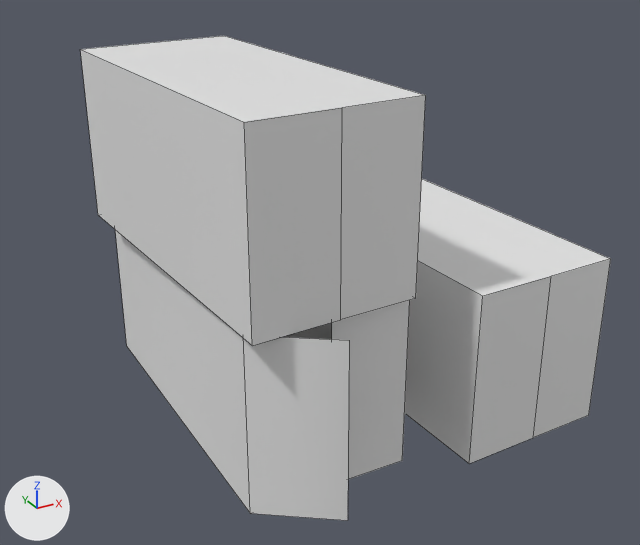
What one commit did to the OBJ model assets/models/supply.obj.
One viewpoint serves both versions: a camera (50 mm lens) standing at (-1.7, -2.81, 1.96) and looking at (-0.17, -0.02, 0.56). Every picture has the same lights, and +X, +Y and +Z are marked at lower left. Mesh edges are drawn as thin lines. Materials are left out; every surface is plain grey. Where no turn or scale is listed for an object, it has been applied to the vertices.

Objects in the first picture: 'supply'.
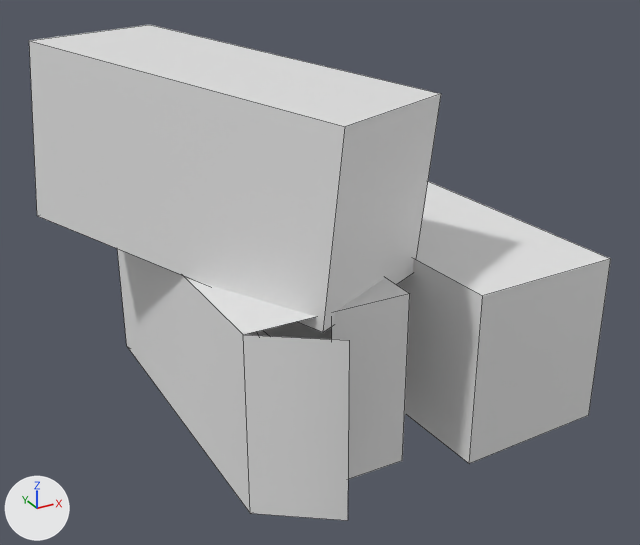
The newer file is also turned or shifted as a whole; pictures and numbers use the older file's frame.

Patch to the scene script:
```diff
--- a/assets/models/supply.obj.py
+++ b/assets/models/supply.obj.py
@@ me_supply @@
 # used by ob_supply; location = (0.0, 0.0, 0.0)
-me_supply.from_pydata(...)  # 32 vertices, 21 faces; spans x -0.83..0.71, y -0.76..0.79, z 0.0..1.37
+me_supply.from_pydata(...)  # 28 vertices, 23 faces; spans x -1.09..0.71, y -0.76..0.89, z 0.0..1.44
+# me_supply part 1: the loose piece of 10 vertices spanning x -0.83..-0.12, y -0.65..0.74, z 0.69..1.37 is rebuilt with 8 vertices and now spans x -1.09..0.13, y -0.64..0.89, z 0.62..1.44
+# me_supply part 2
+# 2 vertices are removed from x 0.41, y -0.69..-0.68, z 0.0..0.68
+# 6 faces are deleted
+# 9 new faces join them
```

Where the change shows, as pixel boxes (x1, y1, x2, y2) in the pictures (640 x 545 px; the box of a moved part takes in the faces that stretch with it):
'supply', reshaped (10% wider): before (80, 36, 611, 521); after (29, 25, 611, 521)
part 1 of me_supply, rebuilt (19% wider): before (80, 36, 426, 345); after (29, 25, 441, 332)
part 2 of me_supply, moved or reshaped: before (418, 179, 611, 464); after (184, 181, 611, 464)
